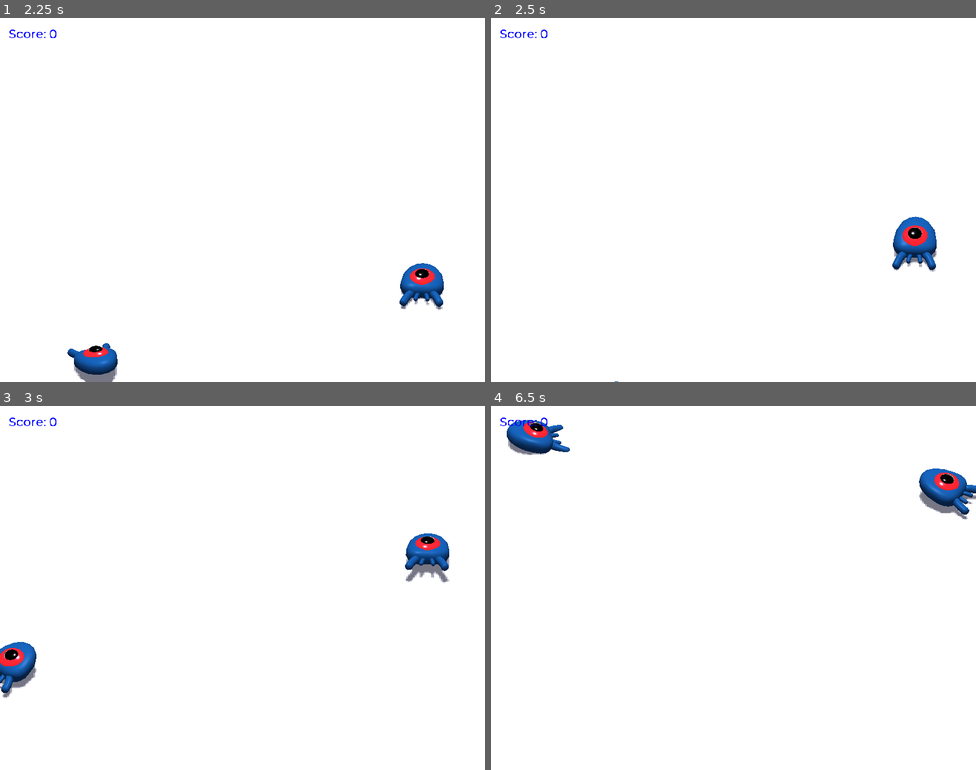
Above: before the commit, frames 1-4 (two rows, left to right).
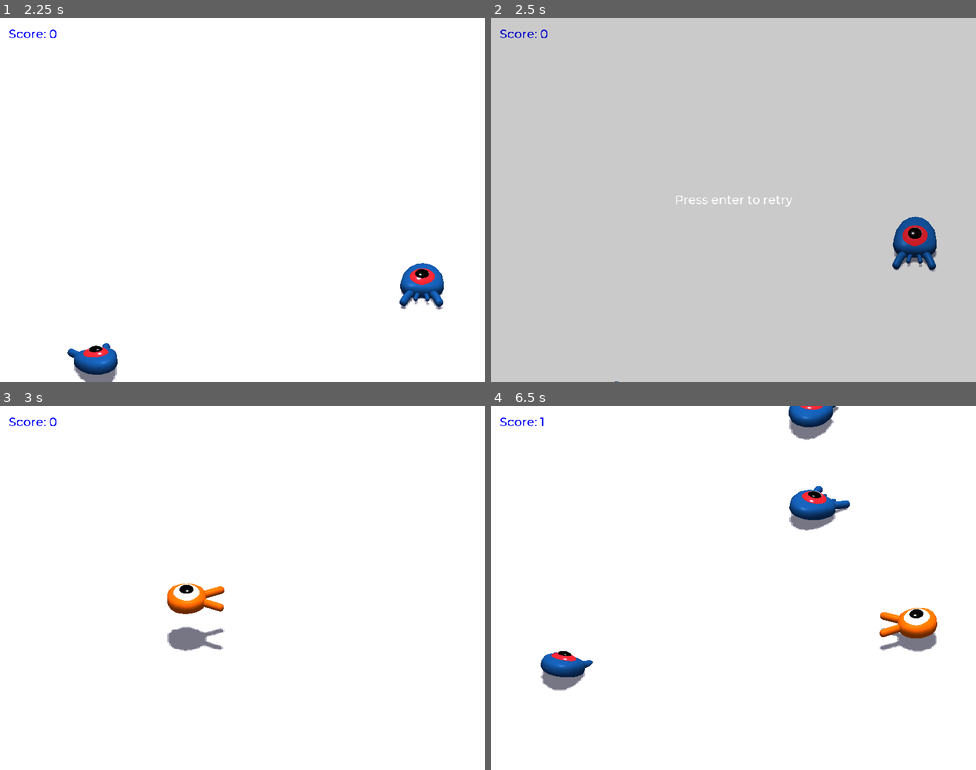
Above: after the commit, the same moments.

Repository: jakemchugh1/3d-tutorial-godot
Game: Godot game, scene res://World.tscn
Two runs of this game, one before a commit and one after it. Both use one fixed random seed, a clock stepped at 60 frames per second and the inputs below. Sound files missing from this copy of the repository are replaced by a short silence.
Inputs:
- Up to frame 1 (2.25 s): tap Enter (ui_accept) at 0.5 s; hold Space (jump) 0.53-1.28 s; hold Up (move_forward) 0.53-2.03 s; tap Space (jump) at 1.35, 1.52, 1.82 s; hold A (move_left) from 2.03 s (still down); hold Space (jump) from 2.03 s (still down)
- Up to frame 2 (2.5 s): keep holding A (move_left); keep holding Space (jump)
- Up to frame 3 (3 s): keep holding A (move_left); tap Enter (ui_accept) at 2.75 s; release Space (jump) at 2.78 s; tap Space (jump) at 2.85 s
- Up to frame 4 (6.5 s): tap Space (jump) at 3.02, 3.32, 4.35, 4.52, 4.82, 5.85, 6.02, 6.32 s; release A (move_left) at 3.53 s; hold Down (move_back) 3.53-4.28 s; hold Space (jump) 3.53-4.28 s; hold D (move_right) 4.28-5.03 s; hold Up (move_forward) 5.03-5.78 s; hold Space (jump) 5.03-5.78 s; hold D (move_right) from 5.78 s (still down)

Frame 1 is identical in both runs. In frame 2, 100% of the frame differs, in the area x 0-100%, y 0-100%; in frame 3, 3.0%; in frame 4, 5.5%.

Commit message:
fixed audio and added side boundaries so the player will loop on screen

Diff:
--- a/Player.gd
+++ b/Player.gd
@@ -54,6 +54,20 @@
 				velocity.y = bounce_impulse
 
 	$Pivot.rotation.x = PI / 6.0 * velocity.y / jump_impulse
+	checkBounds()
+
+func checkBounds():
+	if translation.x > 14:
+		translation.x = (translation.x - 14) - 14
+	elif translation.x < -14:
+		translation.x = 14 + (translation.x + 14)
+
+	if translation.z > 14:
+		translation.z = (-21) + (translation.z - 14)
+	elif translation.z < -21:
+		translation.z = 14 - (translation.z + 21)
+
+
 
 func squeak():
 	emit_signal("squeak", translation)
--- a/SingleSoundInstance.gd
+++ b/SingleSoundInstance.gd
@@ -3,9 +3,13 @@
 func initialize(startLocation, sound):
 	translation = startLocation
 	$AudioStreamPlayer3D.stream = sound
+	$AudioStreamPlayer3D.orthonormalize()
 
 func setPitch(pitch):
 	$AudioStreamPlayer3D.pitch_scale = pitch
+
+func setDB(level):
+	$AudioStreamPlayer3D.unit_db = level
 
 func playSound():
 	$AudioStreamPlayer3D.play()
--- a/World.gd
+++ b/World.gd
@@ -23,16 +23,17 @@
 
 	add_child(mob)
 	mob.initialize(mob_spawn_location.translation, player_position)
-	mob.connect("squashed", $UserInterface/ScoreLabel, "_on_Mob_squashed")
 	mob.connect("squashed", $Player, "_on_Mob_squashed")
 	mob.connect("squashed", self, "_on_Mob_squashed")
 	mob.connect("squeak", self, "_on_Squeak")
 
 func _on_Mob_squashed(startLocation):
+	$UserInterface/ScoreLabel._on_Mob_squashed()
 	var sound = soundInstance.instance()
 	add_child(sound)
 	sound.initialize(startLocation, squashSound)
 	sound.setPitch(rand_range(0.8,1))
+	sound.setDB(15)
 	sound.playSound()
 
 func _on_Player_hit():
@@ -44,6 +45,7 @@
 	add_child(sound)
 	sound.initialize(startLocation, squeakSound)
 	sound.setPitch(rand_range(1.5,1.7))
+	sound.setDB(10)
 	sound.playSound()
 
 
@@ -52,6 +54,7 @@
 	add_child(sound)
 	sound.initialize(startLocation, squeakSound)
 	sound.setPitch(rand_range(1.8,2))
+	sound.setDB(20)
 	sound.playSound()
 
 
@@ -60,4 +63,5 @@
 	add_child(sound)
 	sound.initialize(startLocation, jumpSound)
 	sound.setPitch(rand_range(0.8,1))
+	sound.setDB(15)
 	sound.playSound()
--- a/World.tscn
+++ b/World.tscn
@@ -118,6 +118,7 @@
 
 [node name="BGM" type="AudioStreamPlayer" parent="."]
 stream = ExtResource( 5 )
+volume_db = -15.0
 autoplay = true
 
 [connection signal="hit" from="Player" to="." method="_on_Player_hit"]
